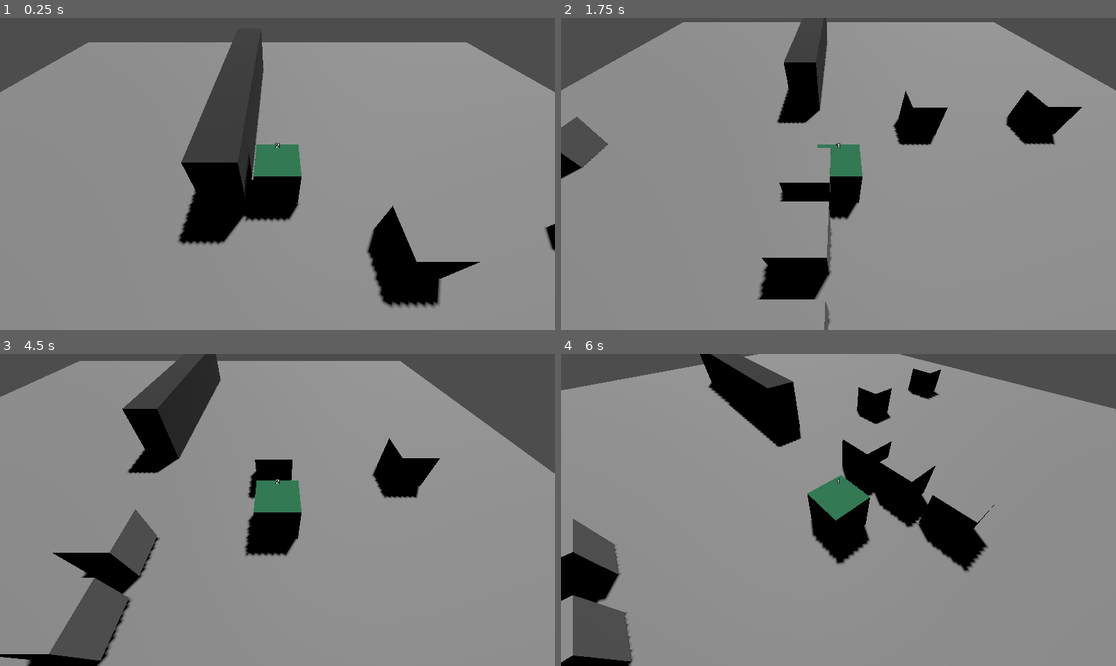
Above: before the commit, frames 1-4 (two rows, left to right).
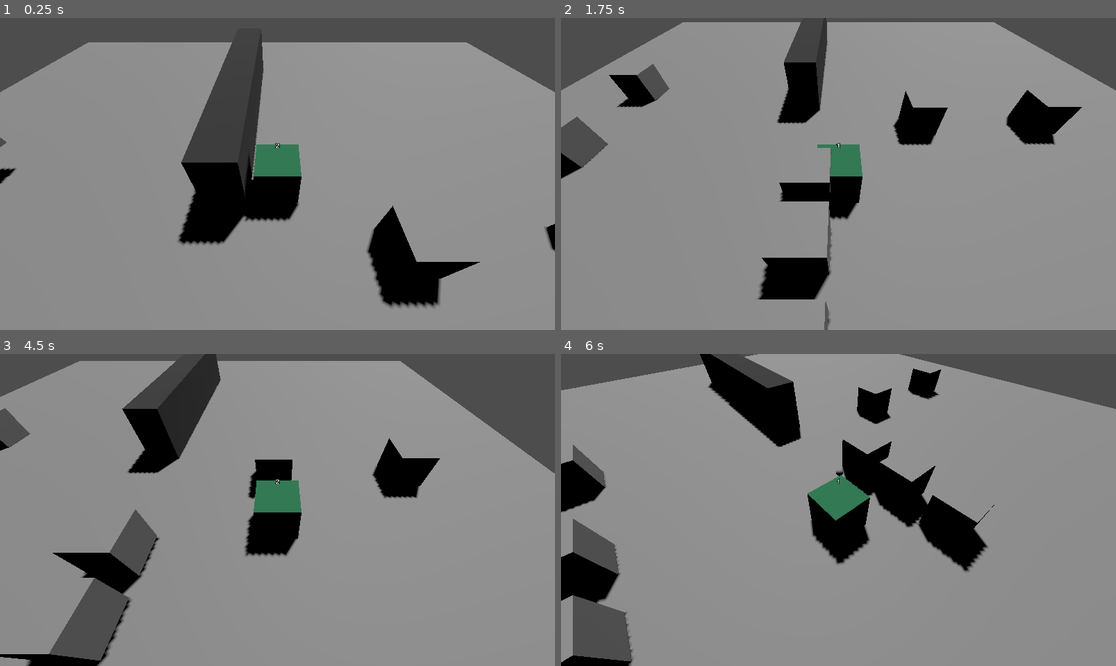
Above: after the commit, the same moments.

Repository: jphants/delivery-man
Game: Godot game, scene res://Test/test_scene.tscn
Two runs of this game, one before a commit and one after it. Both use one fixed random seed, a clock stepped at 60 frames per second and the inputs below. The project has no main scene, so this scene is started directly.
Inputs:
- Up to frame 1 (0.25 s): no input
- Up to frame 2 (1.75 s): hold Right (ui_right) 0.53-1.28 s; tap Q (camera_left) at 0.6 s; hold Down (ui_down) from 1.28 s (still down); tap E (camera_right) at 1.35 s
- Up to frame 3 (4.5 s): release Down (ui_down) at 2.03 s; hold Right (ui_right) 2.03-2.78 s; tap one key every 0.75 s from 2.1 s: Space (interact) Q (camera_left) E (camera_right) Space (interact); hold Up (ui_up) 2.78-3.53 s; hold Left (ui_left) from 3.53 s (still down)
- Up to frame 4 (6 s): release Left (ui_left) at 5.03 s; hold Down (ui_down) 5.03-5.78 s; tap Q (camera_left) at 5.1 s; hold Right (ui_right) from 5.78 s (still down); tap E (camera_right) at 5.85 s

The runs differ from the first frame. In frame 1, 0.1% of the frame differs, in the area x 0-3%, y 38-54%; in frame 2, 0.8%; in frame 3, 0.4%; in frame 4, 1.1%, in the area x 0-51%, y 29-51%.

Commit message:
Test for bullet

Diff:
--- /dev/null
+++ b/Bullet/Bullet.tscn
@@ -0,0 +1,21 @@
+[gd_scene load_steps=4 format=3 uid="uid://dsuxhbxij7r3s"]
+
+[ext_resource type="Script" uid="uid://bh1q07fwbp8f" path="res://Bullet/bullet.gd" id="1_qratc"]
+
+[sub_resource type="SphereMesh" id="SphereMesh_uumvb"]
+
+[sub_resource type="SphereShape3D" id="SphereShape3D_qratc"]
+
+[node name="Bullet" type="Area3D"]
+transform = Transform3D(0.2, 0, 0, 0, 0.2, 0, 0, 0, 0.2, 0, 0, 0)
+collision_layer = 6
+collision_mask = 2
+script = ExtResource("1_qratc")
+
+[node name="MeshInstance3D" type="MeshInstance3D" parent="."]
+mesh = SubResource("SphereMesh_uumvb")
+
+[node name="CollisionShape3D" type="CollisionShape3D" parent="."]
+shape = SubResource("SphereShape3D_qratc")
+
+[connection signal="body_entered" from="." to="." method="_on_body_entered"]
--- /dev/null
+++ b/Bullet/bullet.gd
@@ -0,0 +1,23 @@
+extends Area3D
+class_name Bullet   # 👈 ESTO ES CLAVE
+
+@export var speed: float = 30.0
+@export var lifetime: float = 3.0
+
+var direction: Vector3 = Vector3.ZERO
+var shooter: Node3D = null
+
+
+func _ready() -> void:
+	await get_tree().create_timer(lifetime).timeout
+	queue_free()
+
+
+func _physics_process(delta: float) -> void:
+	global_position += direction * speed * delta
+
+
+func _on_body_entered(body: Node3D) -> void:
+	if body == shooter:
+		return
+	queue_free()
--- a/Test/enemy_1.gd
+++ b/Test/enemy_1.gd
@@ -2,6 +2,13 @@
 
 @onready var exclamation_sign: Node3D = $blockbench_export
 @onready var raycast: RayCast3D = $RayCast3D
+
+const bullet_scene = preload("uid://dsuxhbxij7r3s")
+
+@export var shoot_cooldown := 0.2
+@export_range(0.0, 1.0) var accuracy := 0.75
+@export var max_spread_deg := 10.0
+@export var eye_height := 0
 
 enum Team {
 	NONE,
@@ -13,6 +20,7 @@
 @export var team: Team = Team.TEAM1
 
 var target: Node3D = null
+var can_shoot := true
 
 
 # ======================
@@ -29,22 +37,91 @@
 	exclamation_sign.visible = false
 	raycast.exclude_parent = true
 	raycast.enabled = true
+	randomize()
 
 
 func _physics_process(delta: float) -> void:
 	if not is_on_floor():
 		velocity += get_gravity() * delta
 
-	exclamation_sign.visible = can_see_target()
+	var sees_target := can_see_target()
+	exclamation_sign.visible = sees_target
+
+	if sees_target:
+		try_shoot()
 
 	move_and_slide()
 
+func try_shoot() -> void:
+	if not can_shoot or not bullet_scene or not target:
+		return
 
-# ======================
-#  AREA DETECTION
-# ======================
+	can_shoot = false
+
+	var bullet: Bullet = bullet_scene.instantiate()
+
+	# 1️⃣ Añadir primero al árbol
+	get_tree().current_scene.add_child(bullet)
+
+	# 2️⃣ Ahora sí: transform global válido
+	bullet.global_position = raycast.global_position
+
+	# Dirección base hacia el target
+	var base_dir := (target.global_position - raycast.global_position).normalized()
+
+	# Aplicar accuracy
+	var final_dir := apply_accuracy(base_dir)
+
+	bullet.direction = final_dir
+	bullet.shooter = self
+
+	# Cooldown
+	await get_tree().create_timer(shoot_cooldown).timeout
+	can_shoot = true
+
+
+func apply_accuracy(direction: Vector3) -> Vector3:
+	# Si acierta
+	if randf() <= accuracy:
+		return direction
+
+	# Fallo: desviación aleatoria
+	var spread_rad := deg_to_rad(max_spread_deg)
+
+	var yaw := randf_range(-spread_rad, spread_rad)
+	var pitch := randf_range(-spread_rad, spread_rad)
+
+	var basis := Basis()
+	basis = basis.rotated(Vector3.UP, yaw)
+	basis = basis.rotated(Vector3.RIGHT, pitch)
+
+	return (basis * direction).normalized()
+
+func can_see_target() -> bool:
+	if not target:
+		return false
+
+	var origin := global_position + Vector3.UP * eye_height
+	var target_pos := target.global_position + Vector3.UP * eye_height
+
+	raycast.global_position = origin
+	raycast.target_position = raycast.to_local(target_pos)
+	raycast.force_raycast_update()
+
+	if not raycast.is_colliding():
+		return true
+
+	var collider := raycast.get_collider()
+
+	if collider == target:
+		return true
+
+	if collider.is_ancestor_of(target):
+		return true
+
+	return false
+
 func _on_area_3d_body_entered(body: Node3D) -> void:
-
 	if body.has_method("get_team") and body.get_team() != team:
 		target = body
 
@@ -52,35 +129,3 @@
 func _on_area_3d_body_exited(body: Node3D) -> void:
 	if body == target:
 		target = null
-
-
-# ======================
-#  VISION (RAYCAST)
-# ======================
-func can_see_target() -> bool:
-	if not target:
-		return false
-
-	var eye_height := 0
-	var origin := global_position + Vector3.UP * eye_height
-	var target_pos := target.global_position + Vector3.UP * eye_height
-
-	raycast.global_position = origin
-	raycast.target_position = raycast.to_local(target_pos)
-	raycast.force_raycast_update()
-
-	# Nada bloquea la visión
-	if not raycast.is_colliding():
-		return true
-
-	var collider := raycast.get_collider()
-
-	# Golpeó directamente al target
-	if collider == target:
-		return true
-
-	# Golpeó a un collider hijo del target
-	if collider.is_ancestor_of(target):
-		return true
-
-	return false
--- a/Test/test_scene.tscn
+++ b/Test/test_scene.tscn
@@ -392,6 +392,44 @@
 theme_override_constants/outline_size = 7
 text = "Nueva mision agregada"
 
+[node name="Enemy4" type="CharacterBody3D" parent="."]
+transform = Transform3D(0.99999994, 0, 0, 0, 1, 0, 0, 0, 0.99999994, -7.7441306, 1.9963183, -0.4764638)
+collision_layer = 4
+script = ExtResource("2_jsoud")
+
+[node name="CollisionShape3D" type="CollisionShape3D" parent="Enemy4"]
+shape = SubResource("BoxShape3D_2w30r")
+
+[node name="MeshInstance3D" type="MeshInstance3D" parent="Enemy4"]
+mesh = SubResource("BoxMesh_jsoud")
+
+[node name="Area3D" type="Area3D" parent="Enemy4"]
+transform = Transform3D(1, 0, 0, 0, 1, 0, 0, 0, 1, 1.292614, 0, 0)
+collision_mask = 7
+
+[node name="CollisionShape3D" type="CollisionShape3D" parent="Enemy4/Area3D"]
+transform = Transform3D(3.9545784, 0, 0, 0, 1, 0, 0, 0, 1, 1.2825918, 0, 0)
+shape = SubResource("BoxShape3D_u5yuk")
+debug_color = Color(0.85955715, 0.34314278, 0.31817955, 1)
+
+[node name="blockbench_export" type="Node3D" parent="Enemy4"]
+transform = Transform3D(0.26, 0, 0, 0, 0.26, 0, 0, 0, 0.26, 0, 0.85733867, 0)
+visible = false
+
+[node name="sphere" type="MeshInstance3D" parent="Enemy4/blockbench_export"]
+mesh = SubResource("ArrayMesh_bq0um")
+skeleton = NodePath("")
+
+[node name="cylinder" type="MeshInstance3D" parent="Enemy4/blockbench_export"]
+transform = Transform3D(1, 0, 0, 0, 1, 0, 0, 0, 1, 0, 1.625, 0)
+mesh = SubResource("ArrayMesh_p7yei")
+skeleton = NodePath("")
+
+[node name="RayCast3D" type="RayCast3D" parent="Enemy4"]
+transform = Transform3D(-4.371139e-08, -4.4520507, 0, 1, -1.9460532e-07, 0, 0, 0, 1, 0, 0, 0)
+collision_mask = 3
+debug_shape_thickness = 5
+
 [connection signal="body_entered" from="Enemy1/Area3D" to="Enemy1" method="_on_area_3d_body_entered"]
 [connection signal="body_exited" from="Enemy1/Area3D" to="Enemy1" method="_on_area_3d_body_exited"]
 [connection signal="body_entered" from="Enemy2/Area3D" to="Enemy2" method="_on_area_3d_body_entered"]
@@ -405,3 +443,5 @@
 [connection signal="body_exited" from="StartTimer/Area3D" to="StartTimer" method="_on_area_3d_body_exited"]
 [connection signal="body_entered" from="EndMission/Area3D" to="EndMission" method="_on_area_3d_body_entered"]
 [connection signal="body_exited" from="EndMission/Area3D" to="EndMission" method="_on_area_3d_body_exited"]
+[connection signal="body_entered" from="Enemy4/Area3D" to="Enemy4" method="_on_area_3d_body_entered"]
+[connection signal="body_exited" from="Enemy4/Area3D" to="Enemy4" method="_on_area_3d_body_exited"]
Not shown, added: Bullet/bullet.gd.uid
